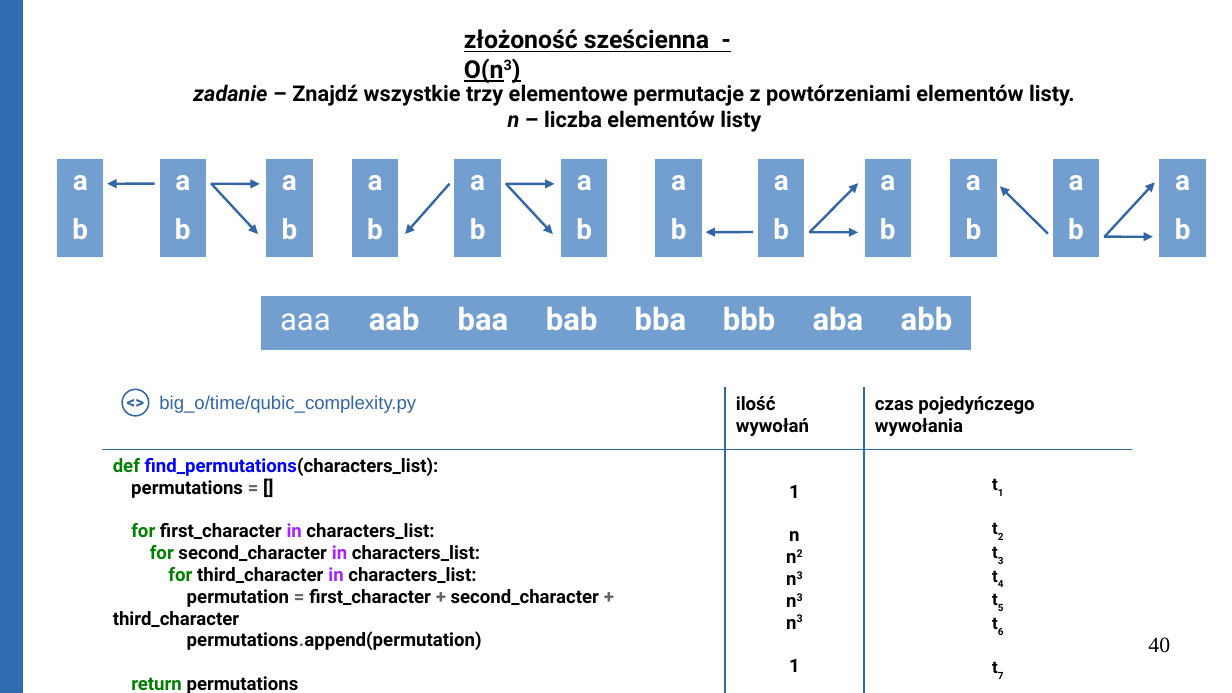
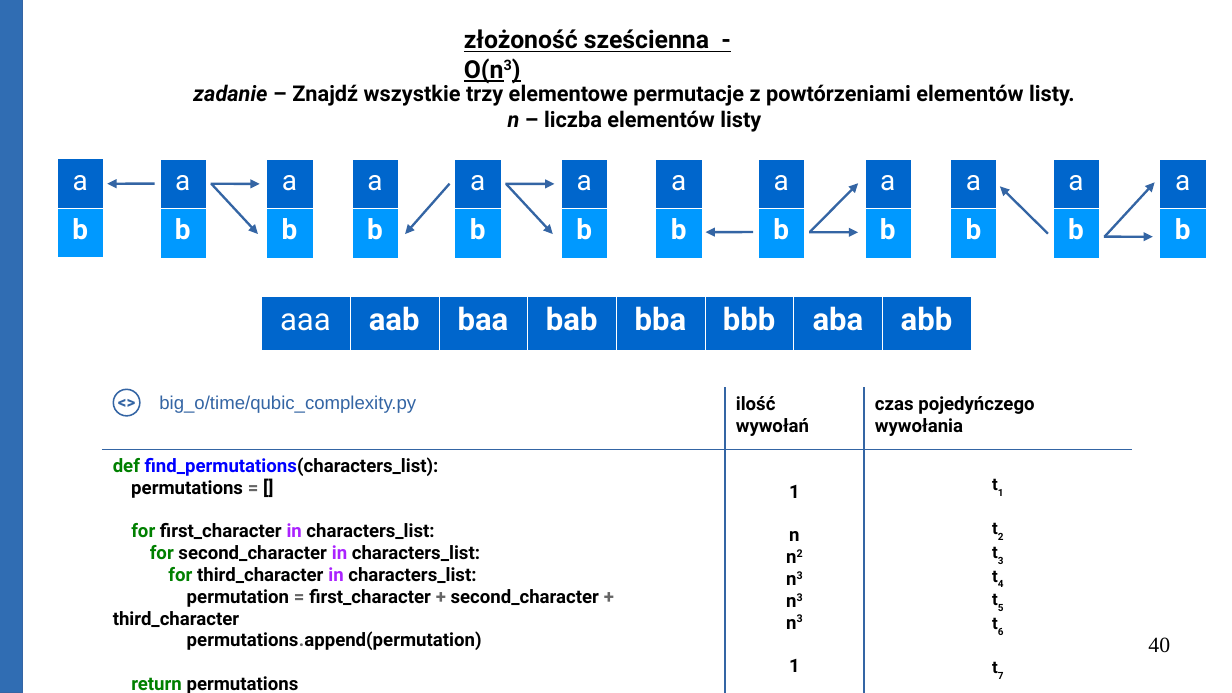
Before and after one commit to Michael-Wisniewski/algorithmic-workshop, a slide deck: slide 40 of gotowa.odp. Drawn at 1232x693 pixels with LibreOffice and Linux fonts; fonts in the diff are those of the drawing. Boxes give left, top, right and bottom in pixels: in the first picture for what was removed or moved away, otherwise in the second. Text is boxed around its words. In the diff, an @@ line names an element or a change of style, - is before the commit and + after.

Commit message:
Update presentation.

```diff
--- a/gotowa.odp
+++ b/gotowa.odp
@@ table at <box>57,159,103,256</box> @@
@@ fill #729FCF to #0066CC in row 1, column 1 @@
@@ fill #729FCF to #0099FF in row 2, column 1 @@
@@ bold off in "a" @@
@@ borders changed @@
@@ table at <box>160,159,206,256</box> @@
@@ fill #729FCF to #0066CC in row 1, column 1 @@
@@ fill #729FCF to #0099FF in row 2, column 1 @@
@@ bold off in "a" @@
@@ borders changed @@
@@ table at <box>266,159,312,256</box> @@
@@ fill #729FCF to #0066CC in row 1, column 1 @@
@@ fill #729FCF to #0099FF in row 2, column 1 @@
@@ bold off in "a" @@
@@ borders changed @@
@@ table at <box>352,159,398,256</box> @@
@@ fill #729FCF to #0066CC in row 1, column 1 @@
@@ fill #729FCF to #0099FF in row 2, column 1 @@
@@ bold off in "a" @@
@@ borders changed @@
@@ table at <box>455,159,501,256</box> @@
@@ fill #729FCF to #0066CC in row 1, column 1 @@
@@ fill #729FCF to #0099FF in row 2, column 1 @@
@@ bold off in "a" @@
@@ borders changed @@
@@ table at <box>561,159,607,256</box> @@
@@ fill #729FCF to #0066CC in row 1, column 1 @@
@@ fill #729FCF to #0099FF in row 2, column 1 @@
@@ bold off in "a" @@
@@ borders changed @@
@@ table at <box>656,159,702,256</box> @@
@@ fill #729FCF to #0066CC in row 1, column 1 @@
@@ fill #729FCF to #0099FF in row 2, column 1 @@
@@ bold off in "a" @@
@@ borders changed @@
@@ table at <box>758,159,804,256</box> @@
@@ fill #729FCF to #0066CC in row 1, column 1 @@
@@ fill #729FCF to #0099FF in row 2, column 1 @@
@@ bold off in "a" @@
@@ borders changed @@
@@ table at <box>865,159,911,256</box> @@
@@ fill #729FCF to #0066CC in row 1, column 1 @@
@@ fill #729FCF to #0099FF in row 2, column 1 @@
@@ bold off in "a" @@
@@ borders changed @@
@@ table at <box>950,159,996,256</box> @@
@@ fill #729FCF to #0066CC in row 1, column 1 @@
@@ fill #729FCF to #0099FF in row 2, column 1 @@
@@ bold off in "a" @@
@@ borders changed @@
@@ table at <box>1053,159,1099,256</box> @@
@@ fill #729FCF to #0066CC in row 1, column 1 @@
@@ fill #729FCF to #0099FF in row 2, column 1 @@
@@ bold off in "a" @@
@@ borders changed @@
@@ table at <box>1160,159,1206,256</box> @@
@@ fill #729FCF to #0066CC in row 1, column 1 @@
@@ fill #729FCF to #0099FF in row 2, column 1 @@
@@ bold off in "a" @@
@@ borders changed @@
@@ table at <box>262,296,968,347</box> @@
@@ fill #729FCF to #0066CC in row 1 @@
@@ borders changed @@
@@ text "<>": place and size @@
-text "<>" at <box>116,386,158,420</box>
+text "<>" at <box>107,386,149,420</box>
@@ ellipse: place and size @@
-ellipse at <box>122,389,149,416</box>
+ellipse at <box>113,389,140,416</box>
```
Also in this commit, not shown: 6 other slides changed, 10 slides added, 5 other files.
